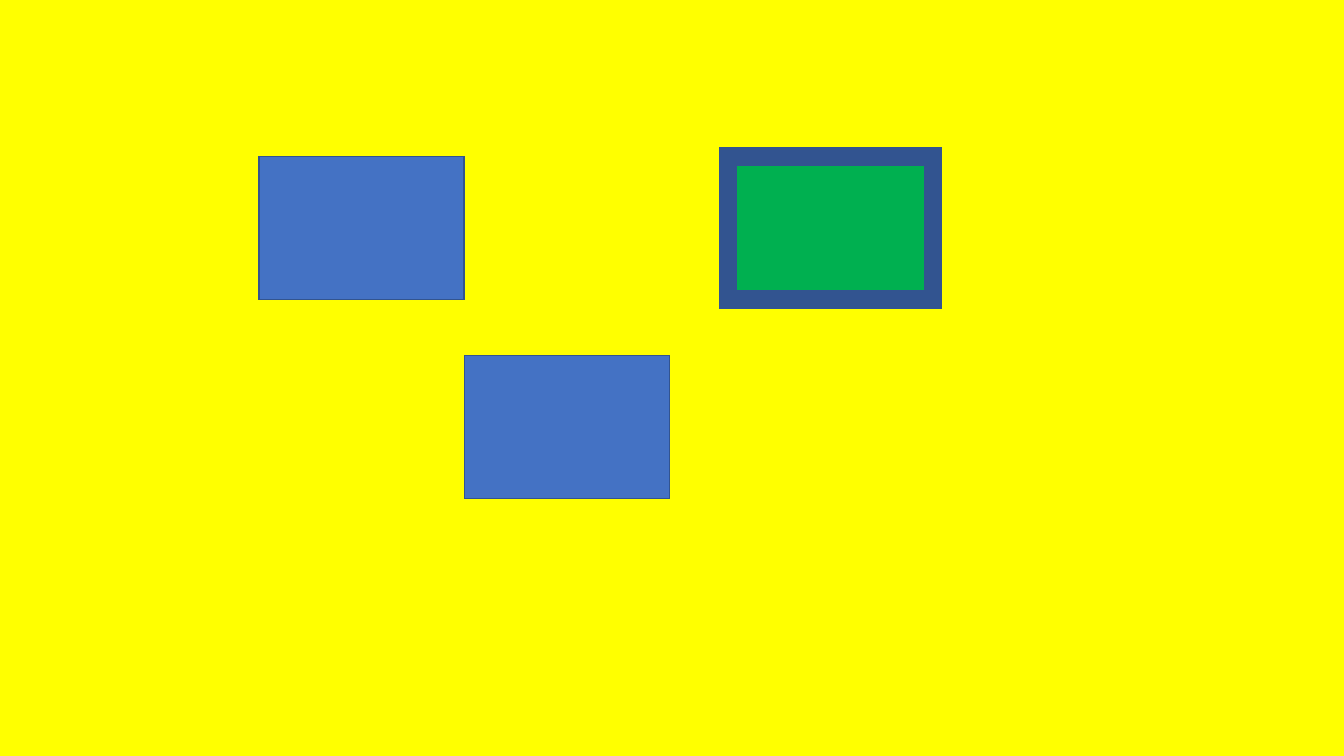
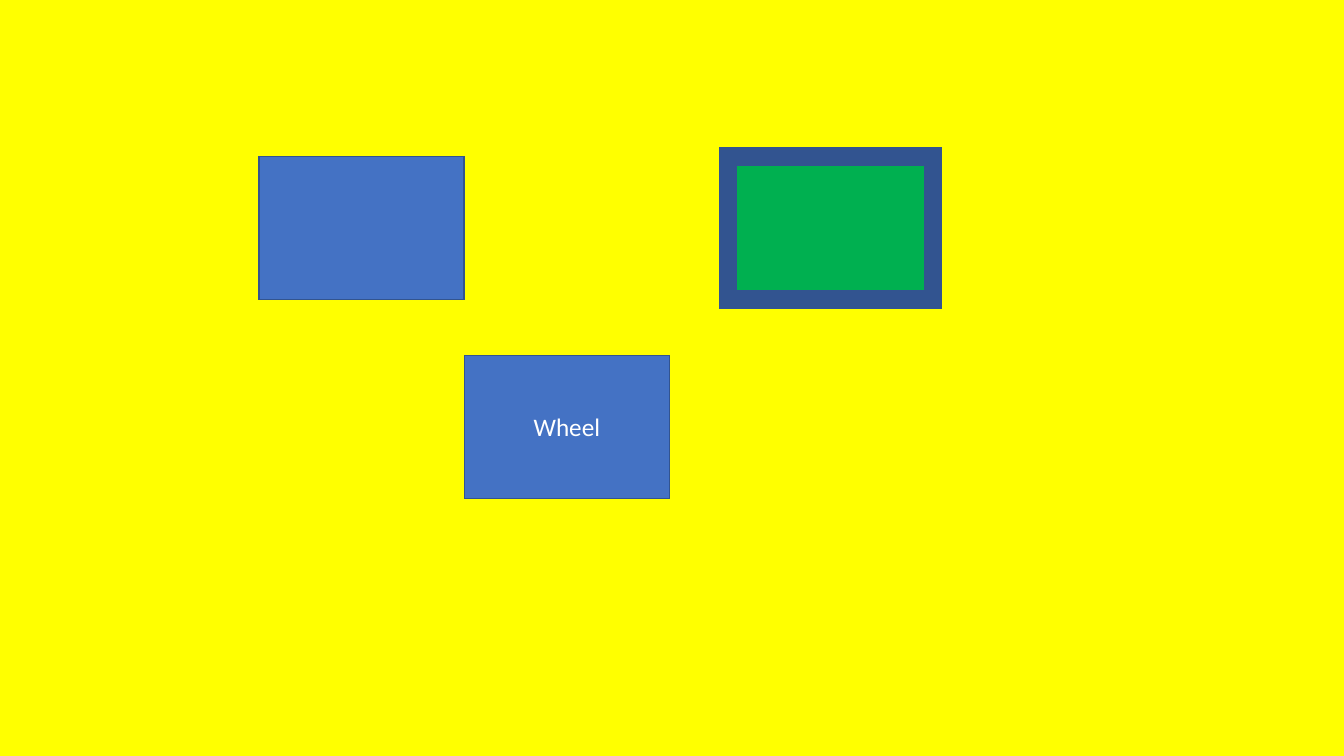
Before and after one commit to aspose-slides/Aspose.Slides-for-C, a slide deck: slide 3 of Showcases/Pptx2VideoConverter/templates/presentation.pptx. Drawn at 1344x756 pixels with LibreOffice and Linux fonts; fonts in the diff are those of the drawing. Boxes give left, top, right and bottom in pixels: in the first picture for what was removed or moved away, otherwise in the second. Text is boxed around its words. In the diff, an @@ line names an element or a change of style, - is before the commit and + after.

```diff
--- a/Showcases/Pptx2VideoConverter/templates/presentation.pptx
+++ b/Showcases/Pptx2VideoConverter/templates/presentation.pptx
@@ text in rectangle at box(534, 418, 600, 436): text added @@
+Wheel
```
Also in this commit, not shown: 1 other slide changed, 1 slide added, 1 slide removed, 7 other files.
